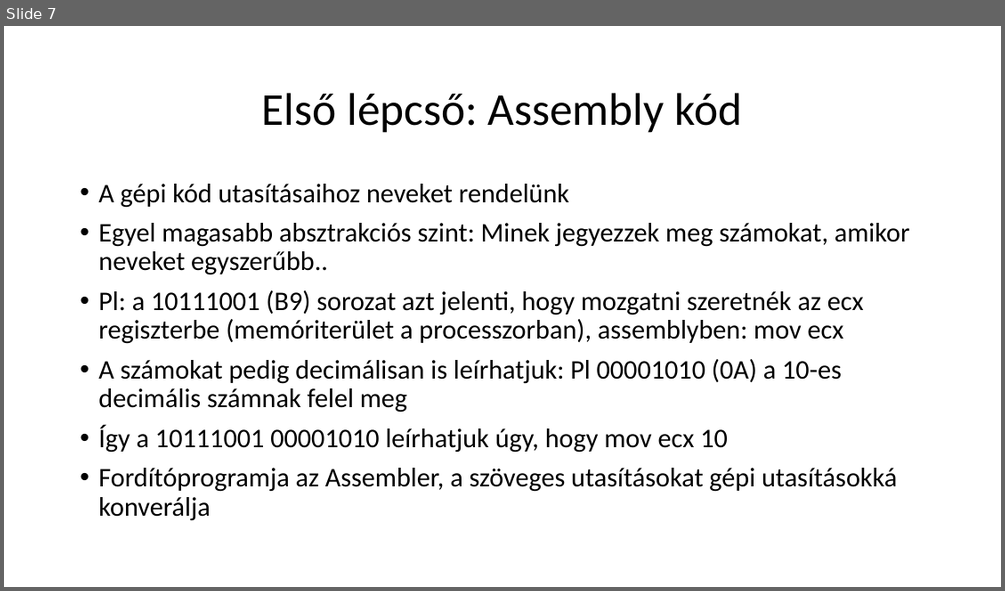
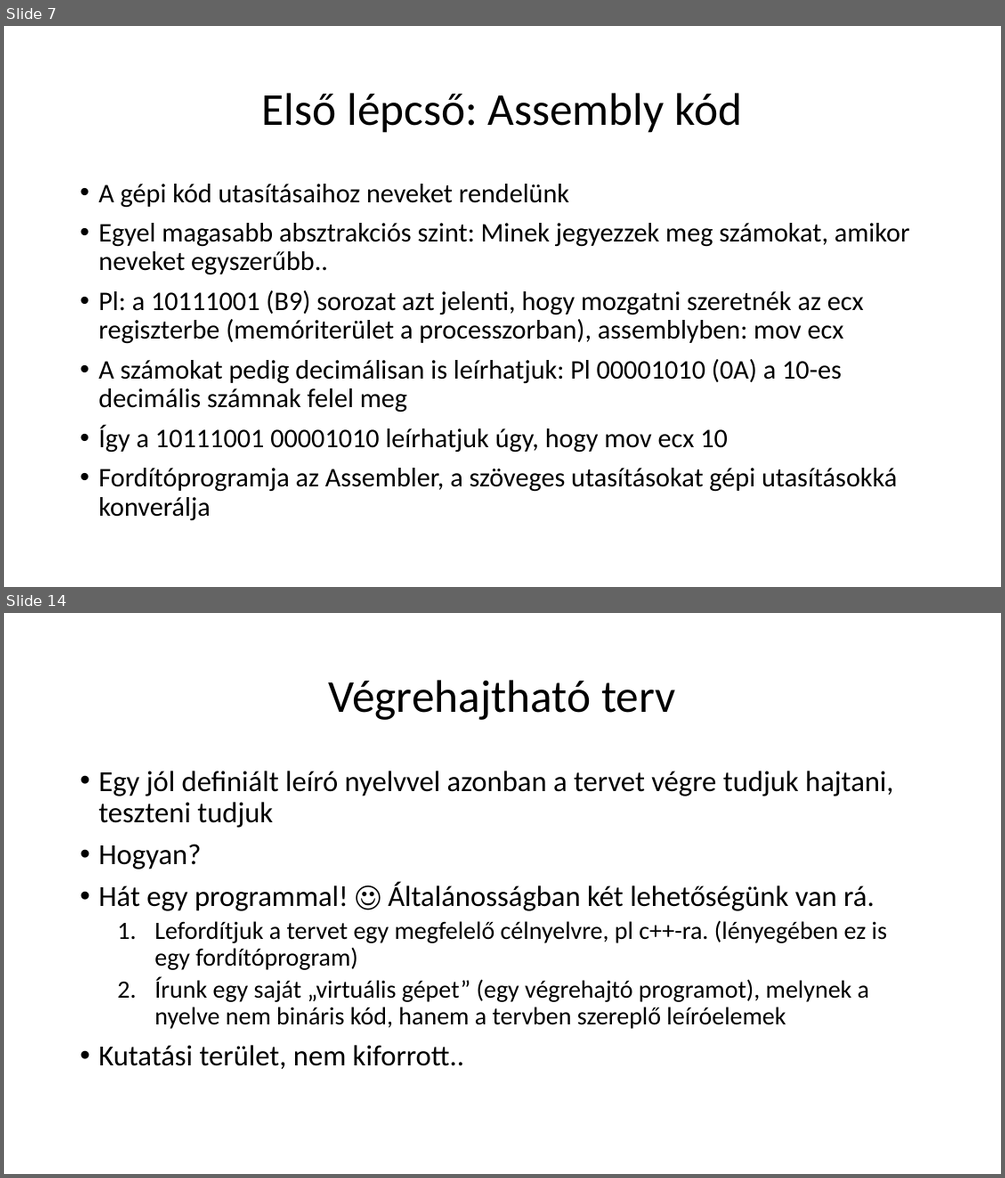
Before and after one commit to nagyandras95/Egyetem, a slide deck: efop/03/Absztakciós szintek a programozásban.pptx. Shown one above the other, each under a label of ours: slide 7 before the commit, slides 7 and 14 after it; the slides between them are not shown. The pictures are 1005x591 and 1005x1178 pixels, drawn with LibreOffice and Linux fonts; fonts in the diff are those of the drawing. Boxes give left, top, right and bottom in pixels: in the first picture for what was removed or moved away, otherwise in the second. Text is boxed around its words. In the diff, an @@ line names an element or a change of style, - is before the commit and + after.

```diff
--- a/efop/03/Absztakciós szintek a programozásban.pptx
+++ b/efop/03/Absztakciós szintek a programozásban.pptx
@@ slide 14 added at box(4, 613, 1001, 1174), background #FFFFFF @@
@@ title added at box(329, 680, 676, 720), 44 pt, text #000000 @@
+Végrehajtható terv
@@ text added at box(98, 771, 893, 1069), 24 pt, text #000000 @@
+• Egy jól definiált leíró nyelvvel azonban a tervet végre tudjuk hajtani, teszteni tudjuk
+• Hogyan?
+• Hát egy programmal! ☺ Általánosságban két lehetőségünk van rá.
+  1. Lefordítjuk a tervet egy megfelelő célnyelvre, pl c++-ra. (lényegében ez is egy fordítóprogram)
+  2. Írunk egy saját „virtuális gépet” (egy végrehajtó programot), melynek a nyelve nem bináris kód, hanem a tervben szereplő leíróelemek
+• Kutatási terület, nem kiforrott..
```
Also in this commit, not shown: 4 slides changed, 3 other slides added, 1 slide removed, 4 other files.
